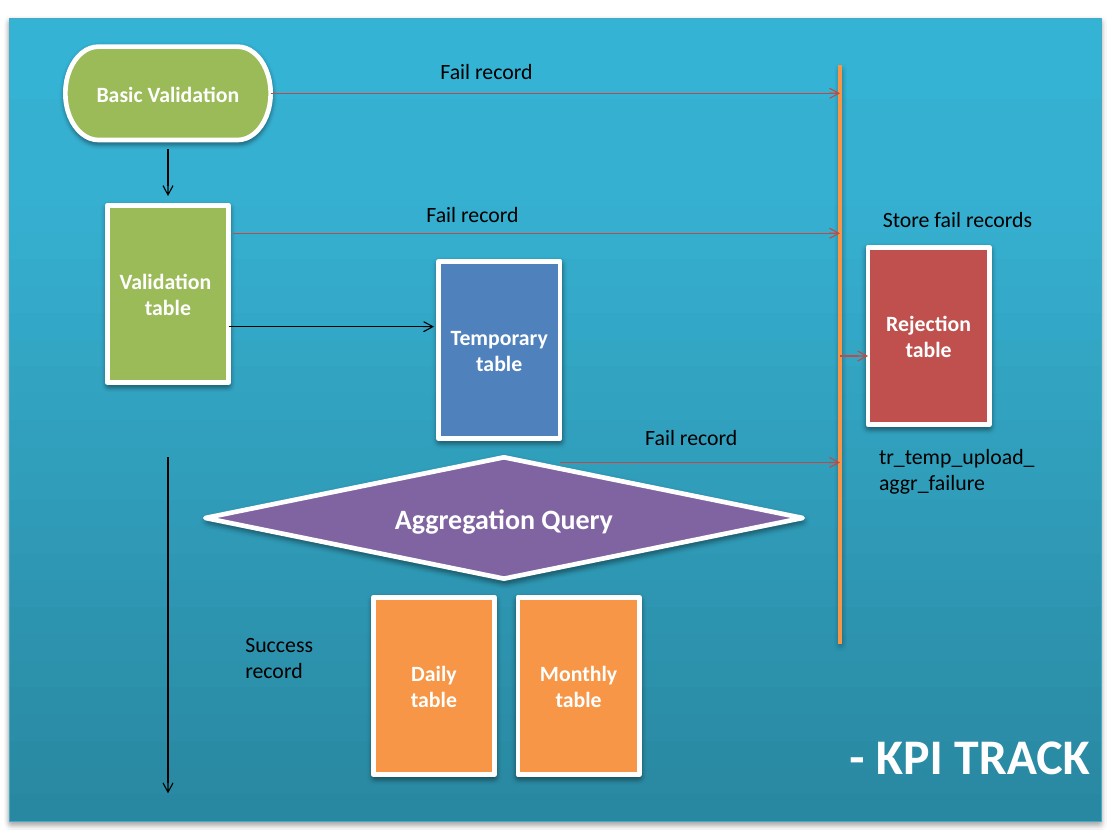
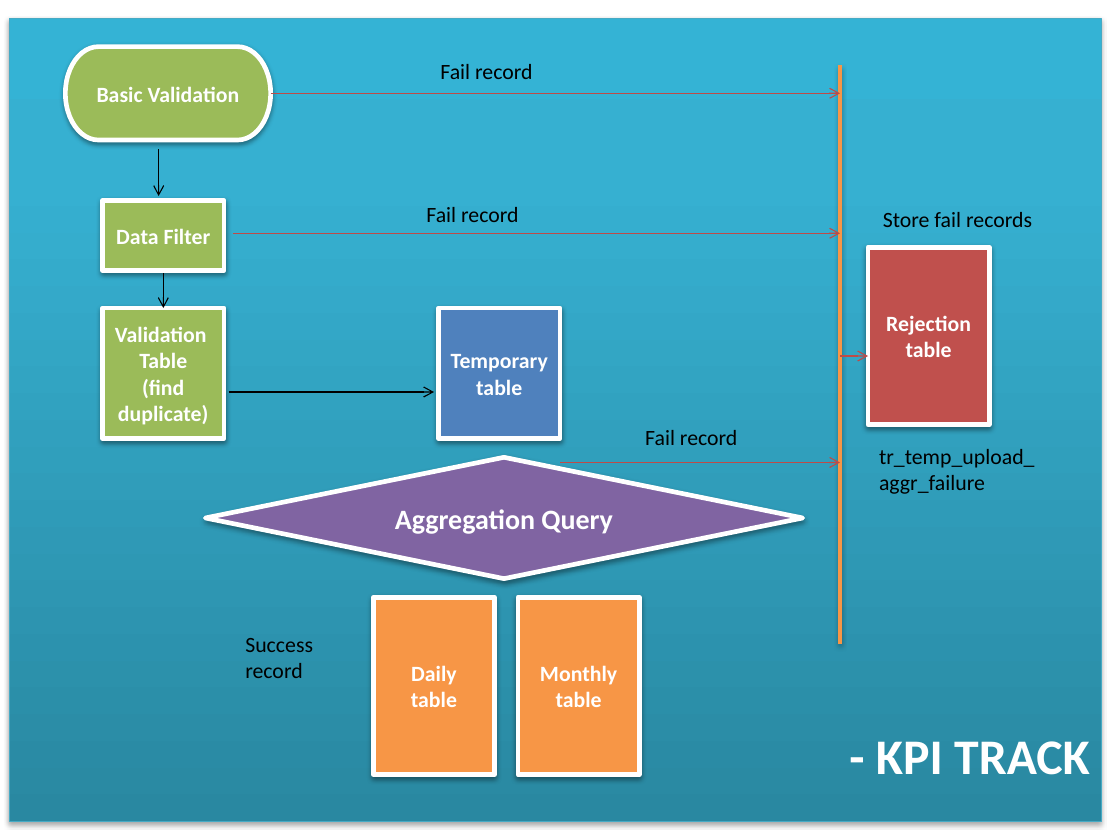
Before and after one commit to Vinayak-Mahadev/enh-work, a slide deck: slide 1 of interface_documents/sample_ppt/1153_kpi.pptx. Drawn at 1120x840 pixels with LibreOffice and Linux fonts; fonts in the diff are those of the drawing. Boxes give left, top, right and bottom in pixels: in the first picture for what was removed or moved away, otherwise in the second. Text is boxed around its words. In the diff, an @@ line names an element or a change of style, - is before the commit and + after.

```diff
--- a/interface_documents/sample_ppt/1153_kpi.pptx
+++ b/interface_documents/sample_ppt/1153_kpi.pptx
@@ arrow moved from (168, 149) - (168, 196) to (159, 149) - (159, 196) @@
@@ rectangle added at [103,200,224,271], fill #9BBB59, outline #FFFFFF 3 pt, 14 pt, text #FFFFFF, bold @@
+Data Filter
@@ arrow moved from (168, 457) - (168, 793) to (164, 271) - (164, 308) @@
@@ rectangle "Validation": place and size @@
-rectangle "Validation" at [108,205,228,382]
+rectangle "Validation" at [103,308,224,439]
@@ rectangle "Temporary": place and size @@
-rectangle "Temporary" at [439,261,560,438]
+rectangle "Temporary" at [439,308,560,439]
@@ text in rectangle at [118,352,208,425]: text changed @@
-table
+Table
+(find duplicate)
@@ arrow moved from (228, 327) - (435, 327) to (228, 392) - (435, 392) @@
```
Also in this commit, not shown: 4 other files.
